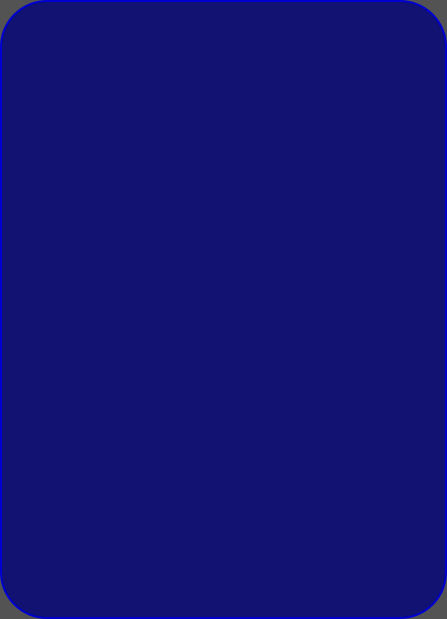
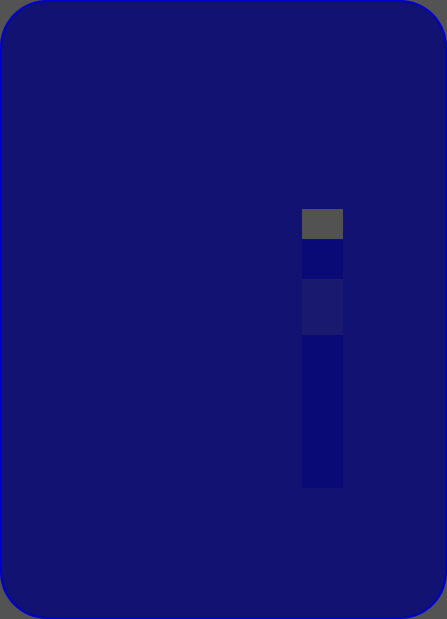
Layer changes from the first 447×619 image to the second:
added layer "Camada 2" above "Camada 1" over bbox(302, 209, 343, 488)
